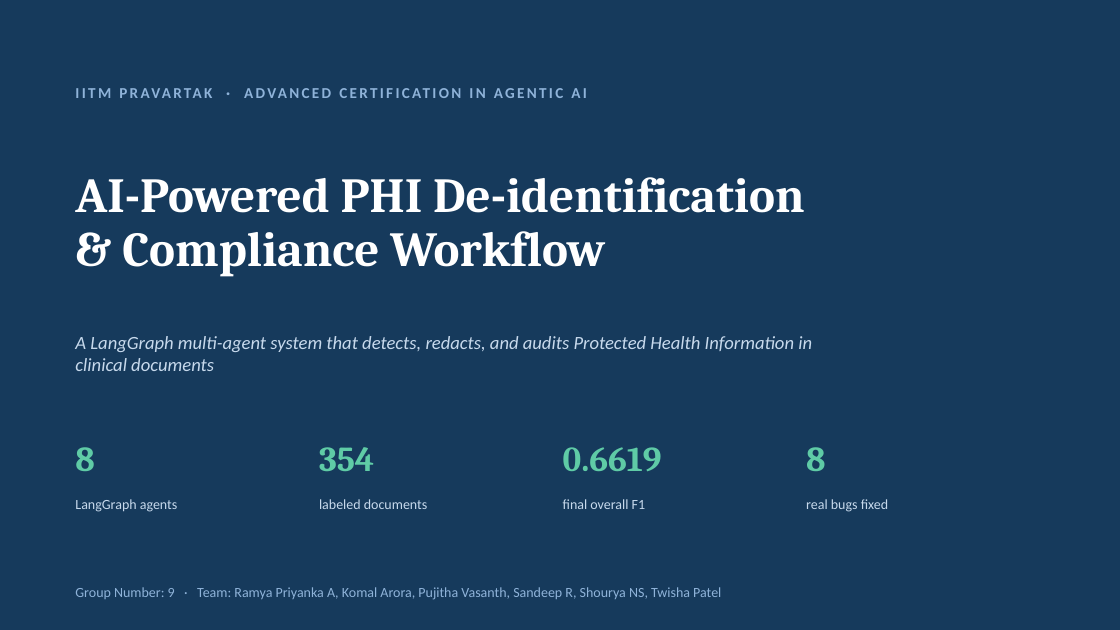
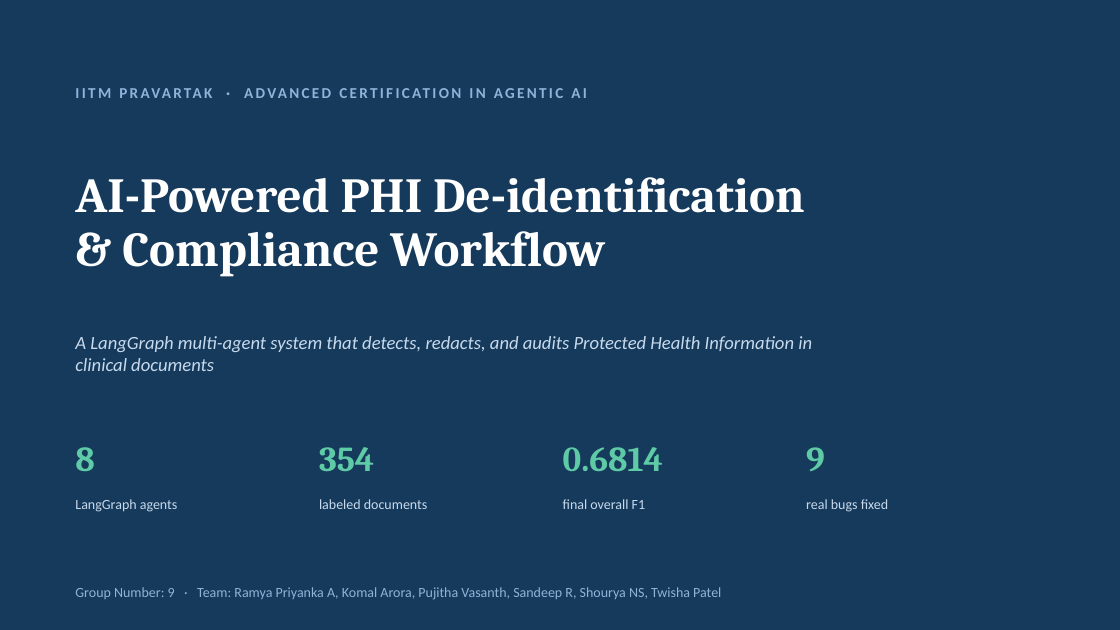
Before and after one commit to Ramya192/phi-deidentification, a slide deck: slide 1 of Capstone_Presentation.pptx. Drawn at 1120x630 pixels with LibreOffice and Linux fonts; fonts in the diff are those of the drawing. Boxes give left, top, right and bottom in pixels: in the first picture for what was removed or moved away, otherwise in the second. Text is boxed around its words. In the diff, an @@ line names an element or a change of style, - is before the commit and + after.

```diff
--- a/Capstone_Presentation.pptx
+++ b/Capstone_Presentation.pptx
@@ text at [563, 447, 663, 471]: text changed @@
-0.6619
+0.6814
@@ text at [806, 447, 825, 471]: text changed @@
-8
+9
```
Also in this commit, not shown: 3 other slides changed, 1 slide added, 7 other files.
